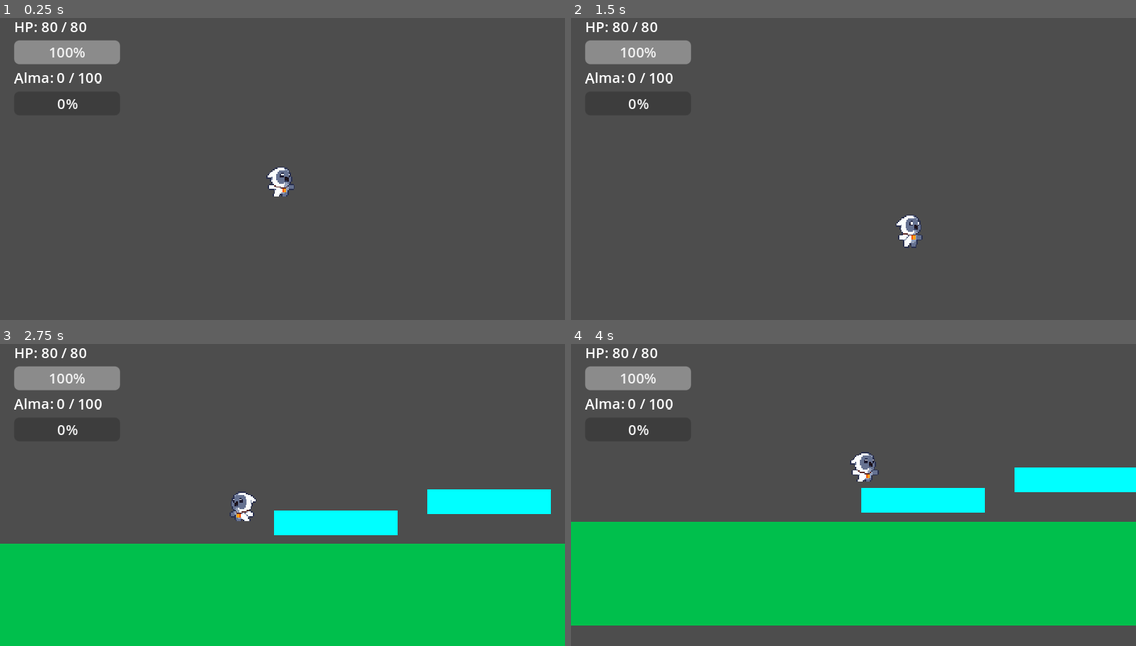
Above: before the commit, frames 1-4 (two rows, left to right).
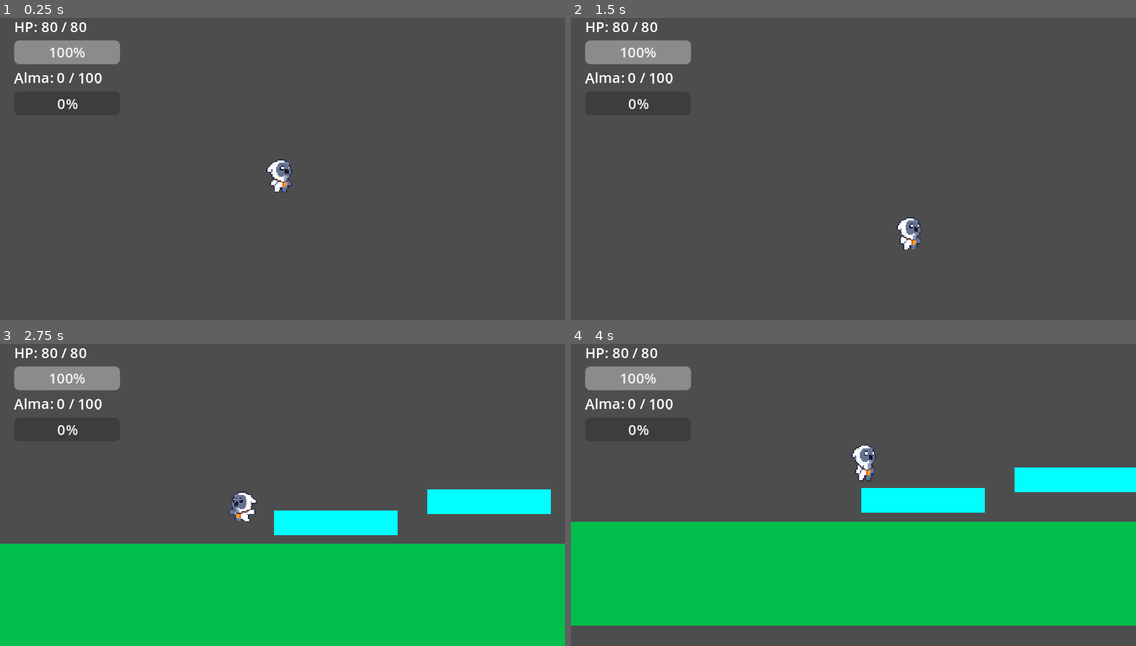
Above: after the commit, the same moments.

Repository: matbloxoficial-dev/world-corrupted
Game: Godot game, scene res://scenes/levels/nivel_prueba.tscn
Same seed, same stepped clock (60 frames per second), same inputs: the game is played once before the commit and once after it. The project has no main scene, so this scene is started directly.
Inputs (mouse positions are in pixels of both pictures, inside the frame that each line leads up to):
- Up to frame 1 (0.25 s): no input
- Up to frame 2 (1.5 s): move the mouse to (977, 144) at 0.52 s; hold D (move_right) from 0.53 s (still down); click (977, 144) at 0.6 s; tap Space (jump) at 0.77 s; tap Shift (dash) at 0.8, 1.35 s; move the mouse to (740, 178) at 1.27 s
- Up to frame 3 (2.75 s): tap Space (jump) at 1.52 s; right-click (169, 504) at 1.55 s; move the mouse to (339, 416) at 2.02 s; release D (move_right) at 2.03 s; hold A (move_left) from 2.03 s (still down); right-click (339, 416) at 2.1 s; click (339, 416) at 2.3 s
- Up to frame 4 (4 s): move the mouse to (825, 549) at 2.77 s; release A (move_left) at 2.78 s; hold D (move_right) from 2.78 s (still down); click (825, 549) at 2.85 s; tap Space (jump) at 3.02, 3.77 s; tap Shift (dash) at 3.05, 3.6 s; move the mouse to (1023, 534) at 3.52 s; right-click (1023, 534) at 3.8 s

The runs differ from the first frame. In frame 1, 0.4% of the frame differs, in the area x 47-53%, y 46-60%; in frame 2, 0.3%; in frame 3, less than 0.1%; in frame 4, 0.4%.

Commit message:
Agrego animaciones dash, kick, hurt y death

Diff:
--- a/project.godot
+++ b/project.godot
@@ -13,6 +13,10 @@
 config/name="WorldCorrupted"
 config/features=PackedStringArray("4.3", "Forward Plus")
 config/icon="res://icon.svg"
+
+[autoload]
+
+SaveManager="*res://scripts/save_manager.gd"
 
 [display]
 
@@ -104,6 +108,16 @@
 "events": [Object(InputEventKey,"resource_local_to_scene":false,"resource_name":"","device":-1,"window_id":0,"alt_press …(192 unchanged characters)…
 ]
 }
+save_game={
+"deadzone": 0.5,
+"events": [Object(InputEventKey,"resource_local_to_scene":false,"resource_name":"","device":-1,"window_id":0,"alt_pressed":false,"shift_pressed":false,"ctrl_pressed":false,"meta_pressed":false,"pressed":false,"keycode":0,"physical_keycode":4194333,"key_label":0,"unicode":0,"location":0,"echo":false,"script":null)
+]
+}
+load_game={
+"deadzone": 0.5,
+"events": [Object(InputEventKey,"resource_local_to_scene":false,"resource_name":"","device":-1,"window_id":0,"alt_pressed":false,"shift_pressed":false,"ctrl_pressed":false,"meta_pressed":false,"pressed":false,"keycode":0,"physical_keycode":4194334,"key_label":0,"unicode":0,"location":0,"echo":false,"script":null)
+]
+}
 
 [rendering]
 
--- a/scenes/player/tekaya.tscn
+++ b/scenes/player/tekaya.tscn
@@ -1,37 +1,83 @@
-[gd_scene load_steps=33 format=3 uid="uid://dsmn575ms4yh"]
+[gd_scene load_steps=50 format=3 uid="uid://dsmn575ms4yh"]
 
 [ext_resource type="Script" path="res://scripts/tekaya.gd" id="1_ja0we"]
+[ext_resource type="Texture2D" uid="uid://cjejah057ijq3" path="res://assets/sprites/player/Tekaya-temp/Owlet_Monster_Death_8.png" id="2_c1n0e"]
 [ext_resource type="Texture2D" uid="uid://whvnheorare8" path="res://assets/sprites/player/Tekaya-temp/Owlet_Monster_Attack2_6.png" id="2_pda4j"]
 [ext_resource type="Texture2D" uid="uid://i3wlppf0tdcv" path="res://assets/sprites/player/Tekaya-temp/Owlet_Monster_Idle_4.png" id="3_bc6ln"]
+[ext_resource type="Texture2D" uid="uid://bf768v2i0nqkl" path="res://assets/sprites/player/Tekaya-temp/Owlet_Monster_Hurt_4.png" id="4_aj5bb"]
 [ext_resource type="Texture2D" uid="uid://bek8pljm71if8" path="res://assets/sprites/player/Tekaya-temp/Owlet_Monster_Jump_8.png" id="4_mq8tl"]
 [ext_resource type="Texture2D" uid="uid://cq1cebmfxdpt" path="res://assets/sprites/player/Tekaya-temp/Owlet_Monster_Run_6.png" id="5_8jjjh"]
 
 [sub_resource type="RectangleShape2D" id="RectangleShape2D_wgdx7"]
 size = Vector2(16.5, 19)
 
-[sub_resource type="AtlasTexture" id="AtlasTexture_do1bi"]
-atlas = ExtResource("2_pda4j")
+[sub_resource type="AtlasTexture" id="AtlasTexture_38bj2"]
+atlas = ExtResource("2_pda4j")
+region = Rect2(32, 0, 32, 32)
+
+[sub_resource type="AtlasTexture" id="AtlasTexture_35a6m"]
+atlas = ExtResource("2_pda4j")
+region = Rect2(64, 0, 32, 32)
+
+[sub_resource type="AtlasTexture" id="AtlasTexture_kf8m7"]
+atlas = ExtResource("2_pda4j")
+region = Rect2(96, 0, 32, 32)
+
+[sub_resource type="AtlasTexture" id="AtlasTexture_xj57j"]
+atlas = ExtResource("2_pda4j")
+region = Rect2(128, 0, 32, 32)
+
+[sub_resource type="AtlasTexture" id="AtlasTexture_jdcss"]
+atlas = ExtResource("2_pda4j")
+region = Rect2(160, 0, 32, 32)
+
+[sub_resource type="AtlasTexture" id="AtlasTexture_frr8k"]
+atlas = ExtResource("2_c1n0e")
 region = Rect2(0, 0, 32, 32)
 
-[sub_resource type="AtlasTexture" id="AtlasTexture_38bj2"]
-atlas = ExtResource("2_pda4j")
-region = Rect2(32, 0, 32, 32)
-
-[sub_resource type="AtlasTexture" id="AtlasTexture_35a6m"]
-atlas = ExtResource("2_pda4j")
-region = Rect2(64, 0, 32, 32)
-
-[sub_resource type="AtlasTexture" id="AtlasTexture_kf8m7"]
-atlas = ExtResource("2_pda4j")
-region = Rect2(96, 0, 32, 32)
-
-[sub_resource type="AtlasTexture" id="AtlasTexture_xj57j"]
-atlas = ExtResource("2_pda4j")
-region = Rect2(128, 0, 32, 32)
-
-[sub_resource type="AtlasTexture" id="AtlasTexture_jdcss"]
-atlas = ExtResource("2_pda4j")
-region = Rect2(160, 0, 32, 32)
+[sub_resource type="AtlasTexture" id="AtlasTexture_xpm8s"]
+atlas = ExtResource("2_c1n0e")
+region = Rect2(32, 0, 32, 32)
+
+[sub_resource type="AtlasTexture" id="AtlasTexture_omogw"]
+atlas = ExtResource("2_c1n0e")
+region = Rect2(64, 0, 32, 32)
+
+[sub_resource type="AtlasTexture" id="AtlasTexture_5utli"]
+atlas = ExtResource("2_c1n0e")
+region = Rect2(96, 0, 32, 32)
+
+[sub_resource type="AtlasTexture" id="AtlasTexture_1k577"]
+atlas = ExtResource("2_c1n0e")
+region = Rect2(128, 0, 32, 32)
+
+[sub_resource type="AtlasTexture" id="AtlasTexture_50xgx"]
+atlas = ExtResource("2_c1n0e")
+region = Rect2(160, 0, 32, 32)
+
+[sub_resource type="AtlasTexture" id="AtlasTexture_kcse7"]
+atlas = ExtResource("2_c1n0e")
+region = Rect2(192, 0, 32, 32)
+
+[sub_resource type="AtlasTexture" id="AtlasTexture_jliv0"]
+atlas = ExtResource("2_c1n0e")
+region = Rect2(224, 0, 32, 32)
+
+[sub_resource type="AtlasTexture" id="AtlasTexture_hgqge"]
+atlas = ExtResource("4_aj5bb")
+region = Rect2(0, 0, 32, 32)
+
+[sub_resource type="AtlasTexture" id="AtlasTexture_dgnt6"]
+atlas = ExtResource("4_aj5bb")
+region = Rect2(32, 0, 32, 32)
+
+[sub_resource type="AtlasTexture" id="AtlasTexture_3fwxn"]
+atlas = ExtResource("4_aj5bb")
+region = Rect2(64, 0, 32, 32)
+
+[sub_resource type="AtlasTexture" id="AtlasTexture_l7nu4"]
+atlas = ExtResource("4_aj5bb")
+region = Rect2(96, 0, 32, 32)
 
 [sub_resource type="AtlasTexture" id="AtlasTexture_htcxg"]
 atlas = ExtResource("3_bc6ln")
@@ -49,10 +95,6 @@
 atlas = ExtResource("3_bc6ln")
 region = Rect2(96, 0, 32, 32)
 
-[sub_resource type="AtlasTexture" id="AtlasTexture_7ovh6"]
-atlas = ExtResource("4_mq8tl")
-region = Rect2(0, 0, 32, 32)
-
 [sub_resource type="AtlasTexture" id="AtlasTexture_xufsb"]
 atlas = ExtResource("4_mq8tl")
 region = Rect2(32, 0, 32, 32)
@@ -80,6 +122,26 @@
 [sub_resource type="AtlasTexture" id="AtlasTexture_vv3sx"]
 atlas = ExtResource("4_mq8tl")
 region = Rect2(224, 0, 32, 32)
+
+[sub_resource type="AtlasTexture" id="AtlasTexture_mly1j"]
+atlas = ExtResource("2_pda4j")
+region = Rect2(32, 0, 32, 32)
+
+[sub_resource type="AtlasTexture" id="AtlasTexture_lvxh6"]
+atlas = ExtResource("2_pda4j")
+region = Rect2(64, 0, 32, 32)
+
+[sub_resource type="AtlasTexture" id="AtlasTexture_bnfhs"]
+atlas = ExtResource("2_pda4j")
+region = Rect2(96, 0, 32, 32)
+
+[sub_resource type="AtlasTexture" id="AtlasTexture_s8lk4"]
+atlas = ExtResource("2_pda4j")
+region = Rect2(128, 0, 32, 32)
+
+[sub_resource type="AtlasTexture" id="AtlasTexture_htt7q"]
+atlas = ExtResource("2_pda4j")
+region = Rect2(160, 0, 32, 32)
 
 [sub_resource type="AtlasTexture" id="AtlasTexture_dotq2"]
 atlas = ExtResource("5_8jjjh")
@@ -108,9 +170,6 @@
 [sub_resource type="SpriteFrames" id="SpriteFrames_285vb"]
 animations = [{
 "frames": [{
-"duration": 1.0,
-"texture": SubResource("AtlasTexture_do1bi")
-}, {
 "duration": 1.0,
 "texture": SubResource("AtlasTexture_38bj2")
 }, {
@@ -132,6 +191,52 @@
 }, {
 "frames": [{
 "duration": 1.0,
+"texture": SubResource("AtlasTexture_frr8k")
+}, {
+"duration": 1.0,
+"texture": SubResource("AtlasTexture_xpm8s")
+}, {
+"duration": 1.0,
+"texture": SubResource("AtlasTexture_omogw")
+}, {
+"duration": 1.0,
+"texture": SubResource("AtlasTexture_5utli")
+}, {
+"duration": 1.0,
+"texture": SubResource("AtlasTexture_1k577")
+}, {
+"duration": 1.0,
+"texture": SubResource("AtlasTexture_50xgx")
+}, {
+"duration": 1.0,
+"texture": SubResource("AtlasTexture_kcse7")
+}, {
+"duration": 1.0,
+"texture": SubResource("AtlasTexture_jliv0")
+}],
+"loop": false,
+"name": &"death",
+"speed": 8.0
+}, {
+"frames": [{
+"duration": 1.0,
+"texture": SubResource("AtlasTexture_hgqge")
+}, {
+"duration": 1.0,
+"texture": SubResource("AtlasTexture_dgnt6")
+}, {
+"duration": 1.0,
+"texture": SubResource("AtlasTexture_3fwxn")
+}, {
+"duration": 1.0,
+"texture": SubResource("AtlasTexture_l7nu4")
+}],
+"loop": false,
+"name": &"hurt",
+"speed": 5.0
+}, {
+"frames": [{
+"duration": 1.0,
 "texture": SubResource("AtlasTexture_htcxg")
 }, {
 "duration": 1.0,
@@ -149,9 +254,6 @@
 }, {
 "frames": [{
 "duration": 1.0,
-"texture": SubResource("AtlasTexture_7ovh6")
-}, {
-"duration": 1.0,
 "texture": SubResource("AtlasTexture_xufsb")
 }, {
 "duration": 1.0,
@@ -174,7 +276,27 @@
 }],
 "loop": false,
 "name": &"jump",
-"speed": 10.0
+"speed": 12.0
+}, {
+"frames": [{
+"duration": 1.0,
+"texture": SubResource("AtlasTexture_mly1j")
+}, {
+"duration": 1.0,
+"texture": SubResource("AtlasTexture_lvxh6")
+}, {
+"duration": 1.0,
+"texture": SubResource("AtlasTexture_bnfhs")
+}, {
+"duration": 1.0,
+"texture": SubResource("AtlasTexture_s8lk4")
+}, {
+"duration": 1.0,
+"texture": SubResource("AtlasTexture_htt7q")
+}],
+"loop": true,
+"name": &"kick",
+"speed": 5.0
 }, {
 "frames": [{
 "duration": 1.0,
@@ -220,8 +342,7 @@
 [node name="AnimatedSprite2D" type="AnimatedSprite2D" parent="Visual"]
 scale = Vector2(2, 2)
 sprite_frames = SubResource("SpriteFrames_285vb")
-animation = &"attack"
-frame = 2
+animation = &"hurt"
 
 [node name="CollisionShape2D" type="CollisionShape2D" parent="."]
 position = Vector2(-4, 6)
--- /dev/null
+++ b/scripts/save_manager.gd
@@ -0,0 +1,44 @@
+extends Node
+
+const RUTA_GUARDADO = "user://savegame.cfg"
+
+func guardar(tekaya: Node) -> void:
+	var config = ConfigFile.new()
+
+	config.set_value("jugador", "nivel", tekaya.nivel)
+	config.set_value("jugador", "exp", tekaya.exp)
+	config.set_value("jugador", "hp", tekaya.hp)
+	config.set_value("jugador", "max_hp", tekaya.MAX_HP)
+	config.set_value("jugador", "corrupcion", tekaya.corrupcion)
+	config.set_value("jugador", "punto_reaparicion_x", tekaya.punto_reaparicion.x)
+	config.set_value("jugador", "punto_reaparicion_y", tekaya.punto_reaparicion.y)
+
+	if tekaya.esencia_equipada_1:
+		config.set_value("esencias", "alma", tekaya.esencia_equipada_1.alma)
+
+	config.save(RUTA_GUARDADO)
+	print("Partida guardada")
+
+func cargar(tekaya: Node) -> bool:
+	var config = ConfigFile.new()
+	var error = config.load(RUTA_GUARDADO)
+
+	if error != OK:
+		print("No hay partida guardada")
+		return false
+
+	tekaya.nivel = config.get_value("jugador", "nivel", 1)
+	tekaya.exp = config.get_value("jugador", "exp", 0)
+	tekaya.MAX_HP = config.get_value("jugador", "max_hp", 80)
+	tekaya.hp = config.get_value("jugador", "hp", tekaya.MAX_HP)
+	tekaya.corrupcion = config.get_value("jugador", "corrupcion", 0)
+
+	var rep_x = config.get_value("jugador", "punto_reaparicion_x", 0)
+	var rep_y = config.get_value("jugador", "punto_reaparicion_y", 0)
+	tekaya.punto_reaparicion = Vector2(rep_x, rep_y)
+
+	if tekaya.esencia_equipada_1:
+		tekaya.esencia_equipada_1.alma = config.get_value("esencias", "alma", 0)
+
+	print("Partida cargada — Nivel: ", tekaya.nivel, " | EXP: ", tekaya.exp)
+	return true
--- a/scripts/tekaya.gd
+++ b/scripts/tekaya.gd
@@ -20,6 +20,7 @@
 
 @onready var anim = $Visual/AnimatedSprite2D
 
+var hurt_timer = 0.0
 var esencia_equipada_1: EsenciaBase = null
 var esencia_equipada_2: EsenciaBase = null
 var equipo_arma: Equipo = null
@@ -139,14 +140,33 @@
 	if Input.is_action_just_pressed("kick") and patada_cooldown <= 0 and not atacando:
 		_ejecutar_patada()
 
+	if Input.is_action_just_pressed("save_game"):
+		SaveManager.guardar(self)
+
+	if Input.is_action_just_pressed("load_game"):
+		SaveManager.cargar(self)
+		if hud:
+			hud.actualizar_hp(hp, MAX_HP)
 	move_and_slide()
 
-	# 🎬 ANIMACIONES PRO
+	if hurt_timer > 0:
+		hurt_timer -= delta
+		return
+	# ANIMACIONES
 	var anim_actual = anim.animation
 
+	if is_dashing:
+		if anim_actual != "dash":
+			anim.play("dash")
+		return
+
 	if atacando:
-		if anim_actual != "attack":
-			anim.play("attack")
+		if patada_cooldown > COOLDOWN_PATADA - 0.3:
+			if anim_actual != "kick":
+				anim.play("kick")
+		else:
+			if anim_actual != "attack":
+				anim.play("attack")
 		return
 
 	if not is_on_floor():
@@ -215,9 +235,12 @@
 	is_invencible = true
 	invencibility_timer = INVENCIBILITY_TIME
 	modulate.a = 0.4
+	anim.play("hurt")
+	hurt_timer = 0.4
 
 
 func morir() -> void:
+	anim.play("death")
 	set_physics_process(false)
 	await get_tree().create_timer(1.2).timeout
 
